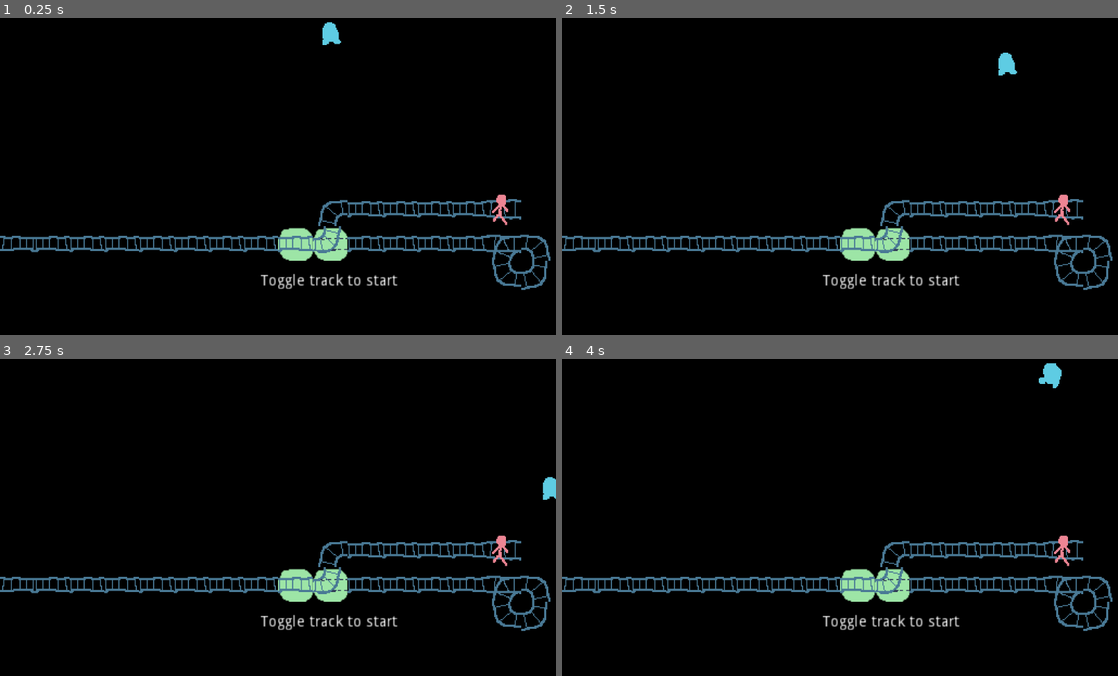
Above: before the commit, frames 1-4 (two rows, left to right).
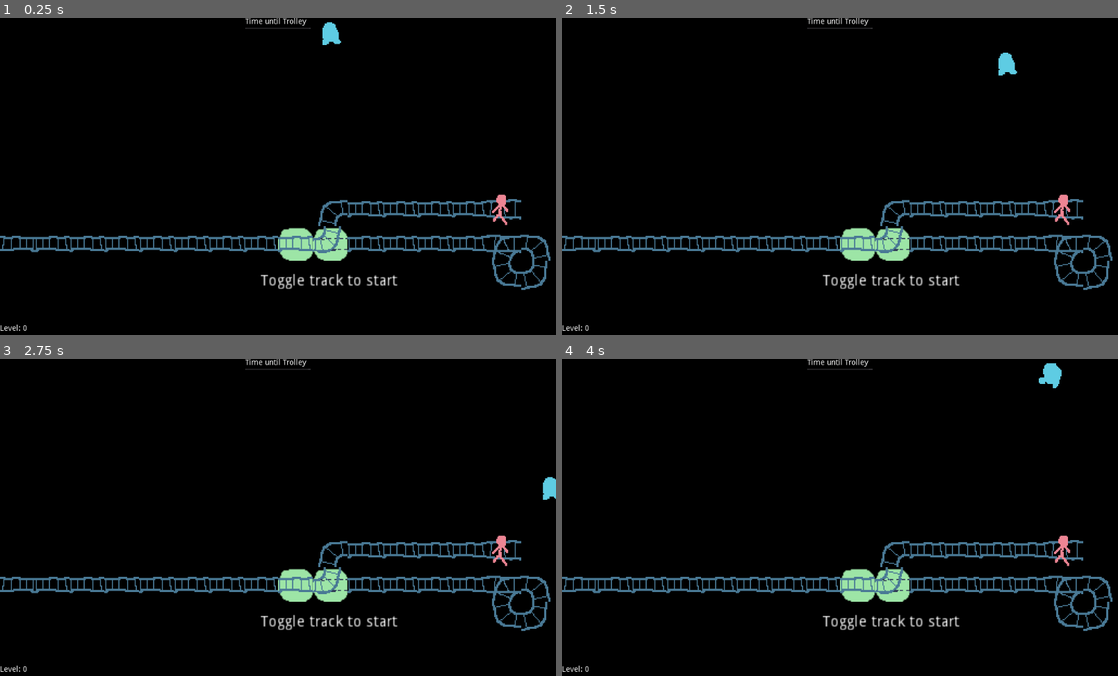
Above: after the commit, the same moments.

Repository: albertnez/ld50
Game: Godot game, scene res://scenes/world.tscn
Same seed, same stepped clock (60 frames per second), same inputs: the game is played once before the commit and once after it.
Inputs:
- Up to frame 1 (0.25 s): no input
- Up to frame 2 (1.5 s): tap Enter (restart) at 0.5 s; hold Right (ui_right) 0.53-1.28 s; hold Down (ui_down) from 1.28 s (still down)
- Up to frame 3 (2.75 s): release Down (ui_down) at 2.03 s; hold Right (ui_right) from 2.03 s (still down)
- Up to frame 4 (4 s): release Right (ui_right) at 2.78 s; hold Up (ui_up) 2.78-3.53 s; hold Left (ui_left) from 3.53 s (still down)

The runs differ from the first frame. In frame 1, 0.2% of the frame differs, in the area x 0-56%, y 0-99%; in frame 2, 0.2%; in frame 3, 0.2%; in frame 4, 0.2%.

Commit message:
Better tracking of level state

Diff:
--- a/scenes/global_state.gd
+++ b/scenes/global_state.gd
@@ -1,6 +1,7 @@
 extends Node
 
 var level_completed = false
+var level_lost = false
 
 func _ready() -> void:
 	pass
--- a/scenes/player.gd
+++ b/scenes/player.gd
@@ -40,6 +40,7 @@
 	if area is Trolley:
 		EventBus.emit_signal("person_crashed")
 		_dead = true
+		GlobalState.level_lost = true
 		_animation.play("dead")
 	pass # Replace with function body.
 
--- a/scenes/tilemap.gd
+++ b/scenes/tilemap.gd
@@ -126,7 +126,7 @@
 		_indicator_tilemap.set_cell(pos.x, pos.y, -1)
 		return
 
-	if not GlobalState.level_completed and is_cell_already_visited(pos, from_dir):
+	if not GlobalState.level_lost and not GlobalState.level_completed and is_cell_already_visited(pos, from_dir):
 
 		if _has_visited_loop(pos, from_dir):
 			EventBus.emit_signal("level_completed")
--- a/scenes/trolley.gd
+++ b/scenes/trolley.gd
@@ -15,6 +15,7 @@
 
 
 func reset(tilemap: MyTileMap) -> void:
+	_time_in_cell = 0.0
 	_tilemap = tilemap
 	position = _tilemap.get_trolley_starting_world_position()
 	var initial_positions = _tilemap.get_tile_world_endpoints(position)
--- a/scenes/ui/game_ui.gd
+++ b/scenes/ui/game_ui.gd
@@ -7,7 +7,7 @@
 onready var _playing_ui = $PlayingUI
 onready var _trolley_timer_container = $PlayingUI/TimeUntilTrolley
 onready var _trolley_timer_progress_bar = $PlayingUI/TimeUntilTrolley/ProgressBar
-onready var _level_completed_label = $LevelCompleted/LevelCompletedLabel
+onready var _level_completed = $LevelCompleted
 
 func _ready() -> void:
 	EventBus.connect("trolley_crashed", self, "_on_EventBus_trolley_crashed")
@@ -32,7 +32,7 @@
 func _on_EventBus_level_restart() -> void:
 	_game_over_control.hide()
 	_menu_ui.hide()
-	_level_completed_label.hide()
+	_level_completed.hide()
 
 
 func _on_EventBus_new_level_waiting_for_trolley(seconds: float) -> void:
@@ -46,7 +46,8 @@
 
 
 func _on_EventBus_level_completed() -> void:
-	_level_completed_label.show()
+	_level_completed.show()
+
 
 func _process(delta: float) -> void:
 	_trolley_timer_progress_bar.value = max(0, _trolley_timer_progress_bar.value - delta)
--- a/scenes/ui/game_ui.tscn
+++ b/scenes/ui/game_ui.tscn
@@ -9,7 +9,6 @@
 script = ExtResource( 1 )
 
 [node name="PlayingUI" type="Control" parent="."]
-visible = false
 anchor_right = 1.0
 anchor_bottom = 1.0
 size_flags_horizontal = 3
--- a/scenes/world.gd
+++ b/scenes/world.gd
@@ -22,12 +22,14 @@
 	EventBus.connect("level_restart", self, "_on_EventBus_level_restart")
 	EventBus.connect("level_completed", self, "_on_EventBus_level_completed")
 	_game_state = GameState.MENU
-	_start_level()
+
+	EventBus.emit_signal("level_restart")
 	pass
 
 
 func _start_level() -> void:
 	GlobalState.level_completed = false
+	GlobalState.level_lost = false
 	_toggle_in_menu_used = false
 	if _current_level == 0:
 		_game_state = GameState.MENU
@@ -50,6 +52,7 @@
 	if _game_state != GameState.MENU:
 		# On Menu, trolley starts upon player action
 		_trolley_timer.start(_tilemap.TROLLEY_WAIT_TIME)
+
 
 
 func _process(delta: float) -> void:
@@ -97,4 +100,4 @@
 	_level_completed_timer.start()
 	yield(_level_completed_timer, "timeout")
 	_current_level += 1
-	_start_level()
+	EventBus.emit_signal("level_restart")
--- a/scenes/world.tscn
+++ b/scenes/world.tscn
@@ -18,7 +18,7 @@
 
 [node name="Trolley" parent="ScaledView" instance=ExtResource( 4 )]
 position = Vector2( 12.5, 9.5 )
-SECONDS_PER_CELL = 0.4
+SECONDS_PER_CELL = 0.5
 
 [node name="LevelStartTrolleyTimer" type="Timer" parent="."]
 one_shot = true
